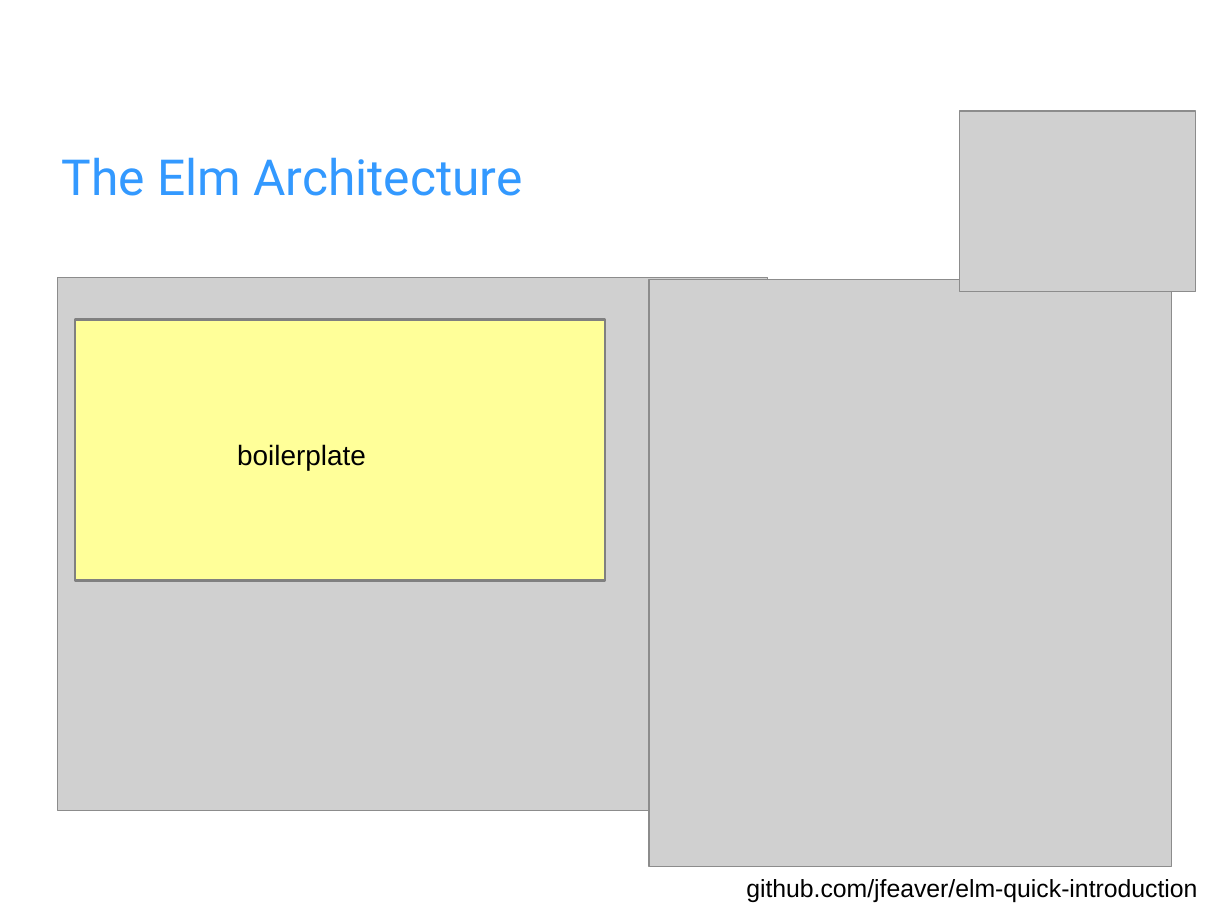
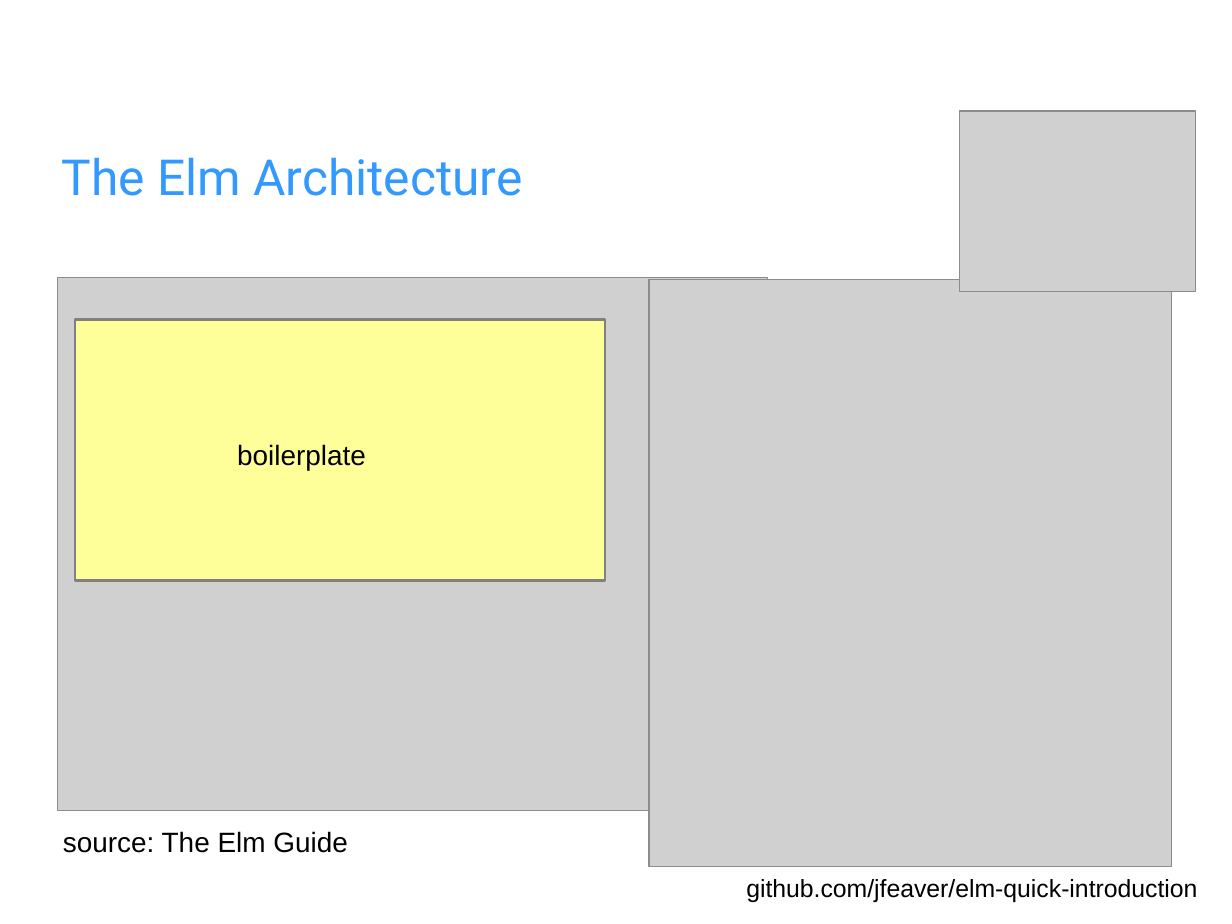
Before and after one commit to jfeaver/elm-quick-introduction, a slide deck: slide 13 of elm-intro.odp (slide 14 before the commit). Drawn at 1232x924 pixels with LibreOffice and Linux fonts; fonts in the diff are those of the drawing; grey boxes stand for pictures; background and template pictures are left out. Boxes give left, top, right and bottom in pixels: in the first picture for what was removed or moved away, otherwise in the second. Text is boxed around its words. In the diff, an @@ line names an element or a change of style, - is before the commit and + after.

```diff
--- a/elm-intro.odp
+++ b/elm-intro.odp
@@ text added at [63, 831, 348, 853], 18 pt, text #000000 @@
+source: The Elm Guide
```
Also in this commit, not shown: 8 other slides changed, 1 slide removed.
